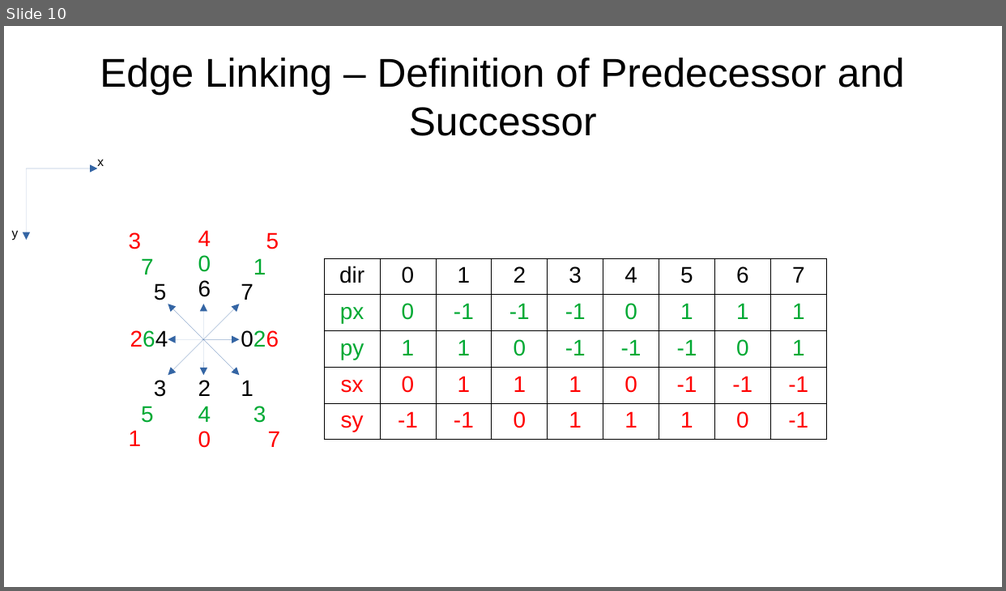
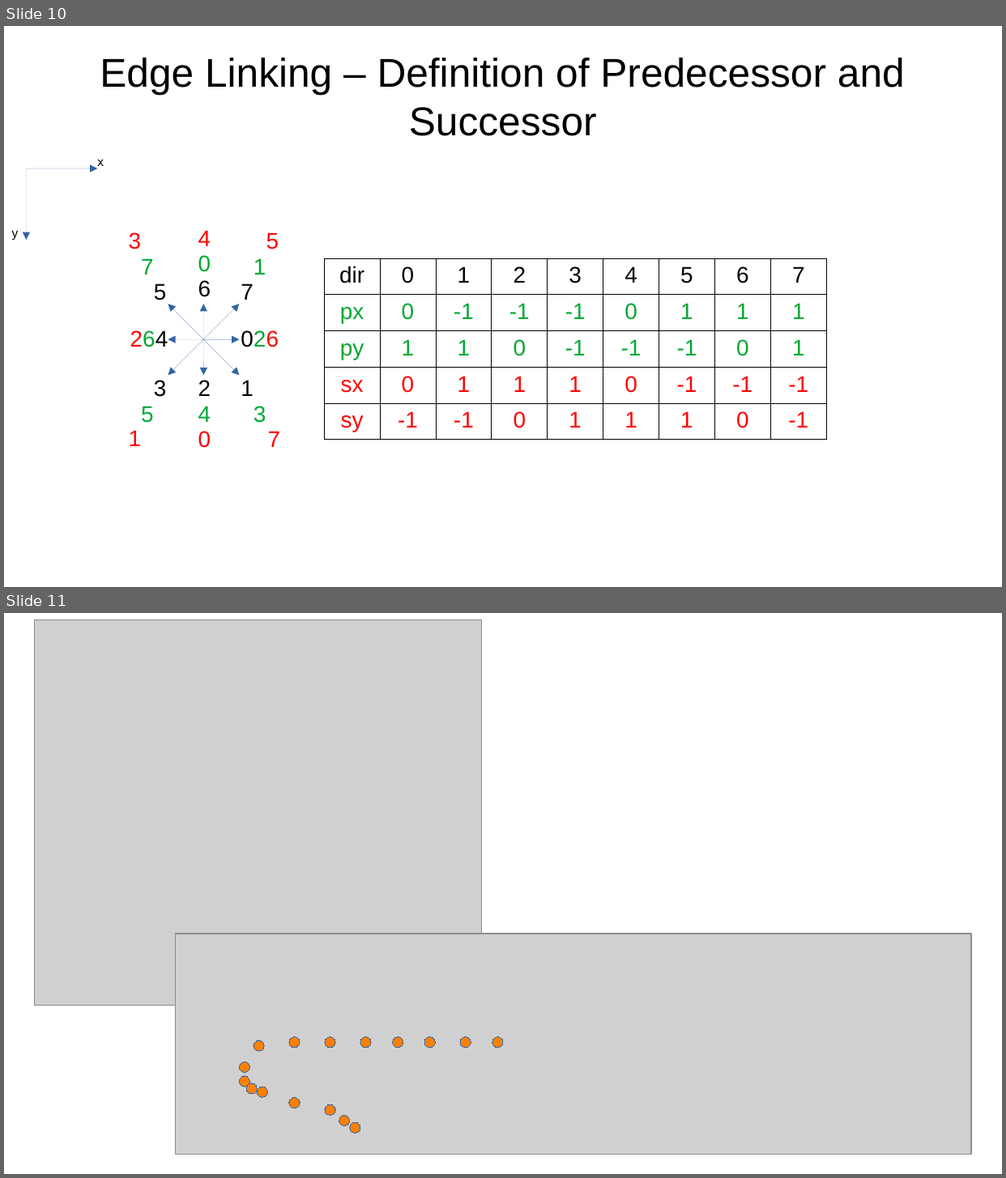
Before and after one commit to AxelTe/cvTestElectron, a slide deck: insides.odp. Shown one above the other, each under a label of ours: slide 10 before the commit, slides 10 and 11 after it. The pictures are 1006x591 and 1006x1178 pixels, drawn with LibreOffice and Linux fonts; fonts in the diff are those of the drawing; grey boxes stand for pictures. Boxes give left, top, right and bottom in pixels: in the first picture for what was removed or moved away, otherwise in the second. Text is boxed around its words. In the diff, an @@ line names an element or a change of style, - is before the commit and + after.

```diff
--- a/insides.odp
+++ b/insides.odp
@@ slide 11 added at (x1=4, y1=613, x2=1002, y2=1174), background #FFFFFF @@
@@ picture added at (x1=34, y1=620, x2=481, y2=1006) @@
@@ picture added at (x1=175, y1=934, x2=972, y2=1155) @@
@@ ellipse added at (x1=254, y1=1041, x2=265, y2=1051), fill #FF8000, outline #3465A4 0 pt @@
@@ ellipse added at (x1=289, y1=1037, x2=300, y2=1049), fill #FF8000, outline #3465A4 0 pt @@
@@ ellipse added at (x1=325, y1=1037, x2=335, y2=1049), fill #FF8000, outline #3465A4 0 pt @@
@@ ellipse added at (x1=360, y1=1037, x2=372, y2=1049), fill #FF8000, outline #3465A4 0 pt @@
@@ ellipse added at (x1=393, y1=1037, x2=403, y2=1049), fill #FF8000, outline #3465A4 0 pt @@
@@ ellipse added at (x1=425, y1=1037, x2=436, y2=1049), fill #FF8000, outline #3465A4 0 pt @@
@@ ellipse added at (x1=460, y1=1037, x2=471, y2=1049), fill #FF8000, outline #3465A4 0 pt @@
@@ ellipse added at (x1=492, y1=1037, x2=503, y2=1049), fill #FF8000, outline #3465A4 0 pt @@
@@ ellipse added at (x1=240, y1=1063, x2=250, y2=1073), fill #FF8000, outline #3465A4 0 pt @@
@@ ellipse added at (x1=240, y1=1076, x2=250, y2=1088), fill #FF8000, outline #3465A4 0 pt @@
@@ ellipse added at (x1=247, y1=1084, x2=258, y2=1095), fill #FF8000, outline #3465A4 0 pt @@
@@ ellipse added at (x1=258, y1=1088, x2=268, y2=1098), fill #FF8000, outline #3465A4 0 pt @@
@@ ellipse added at (x1=289, y1=1097, x2=300, y2=1109), fill #FF8000, outline #3465A4 0 pt @@
@@ ellipse added at (x1=325, y1=1105, x2=335, y2=1115), fill #FF8000, outline #3465A4 0 pt @@
@@ ellipse added at (x1=339, y1=1115, x2=350, y2=1127), fill #FF8000, outline #3465A4 0 pt @@
@@ ellipse added at (x1=350, y1=1122, x2=360, y2=1134), fill #FF8000, outline #3465A4 0 pt @@
```
Also in this commit, not shown: 1 slide changed, 3 other slides added, 1 slide removed, 8 other files.
